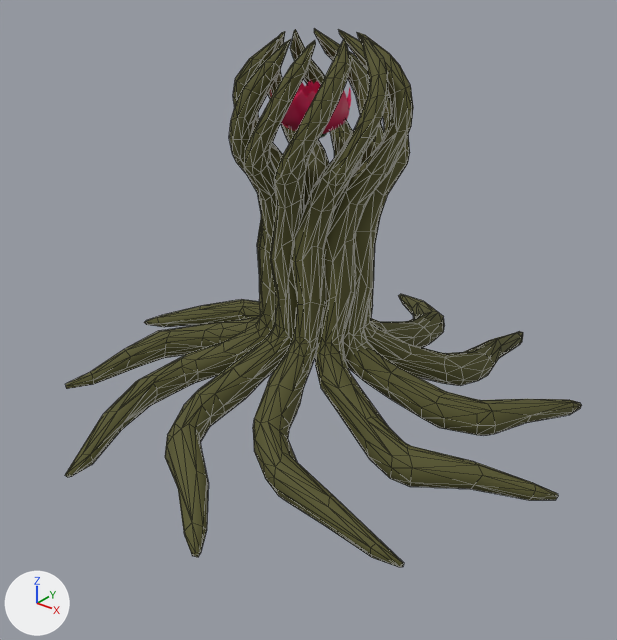
What one commit did to the glTF model Assets/GLTF/PlantPinoState01.gltf.
Camera for both pictures: a 50 mm camera at (1.81, -2.29, 1.59) aimed at (0.06, -0.1, 0.23). Every picture has the same lights, and +X, +Y and +Z are marked at lower left. Mesh edges are drawn as thin lines on the coarser meshes. Where no turn or scale is listed for an object, it has been applied to the vertices. Vertices at the same position are counted once.

Names of what the first picture shows: 'Flower.001', 'Pino2'.
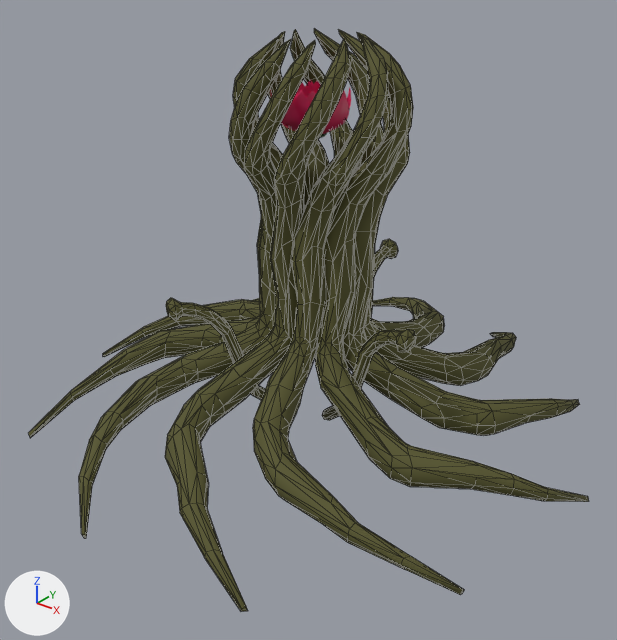
Where the change shows, as pixel boxes (x1, y1, x2, y2) in the pictures (617 x 640 px; the box of a moved part takes in the faces that stretch with it):
'Pino2', reshaped (8% wider, 8% taller)
    before: (65, 28, 582, 567)
    after: (28, 28, 589, 612)
'Stem', added
    after: (166, 239, 416, 420)
part 1 of me_cylinder, moved or reshaped
    before: (65, 303, 582, 567)
    after: (28, 303, 589, 612)
part 2 of me_cylinder, moved or reshaped
    before: (399, 294, 523, 366)
    after: (251, 297, 516, 366)

The change, as a list of edits to the scene's bpy script:
```text
Change me_cylinder:
    used by ob_pino2; location = (0.0, 0.0, -0.085)
    remove me_cylinder.from_pydata(...)  # 1887 vertices, 3734 faces; spans x -0.99..1.04, y -0.96..1.0, z -0.07..1.3
    add me_cylinder.from_pydata(...)  # 1954 vertices, 3868 faces; spans x -1.05..1.08, y -1.04..1.09, z -0.16..1.3
    me_cylinder part 1: 17 vertices moved from x -0.93..0.97, y -0.92..0.57, z -0.07..0.08 to x -0.86..0.89, y -0.87..0.59, z -0.07..0.07; 102 vertices removed from x -0.99..1.04, y -0.96..0.57, z -0.07..0.07; 150 vertices added at x -1.05..1.08, y -1.04..0.76, z -0.16..0.07
    me_cylinder part 2: 9 vertices moved from x -0.48..0.46, y 0.55..1.0, z -0.07..0.05 to x -0.55..0.46, y 0.55..0.97, z -0.09..0.05; 37 vertices removed from x -0.73..0.46, y 0.55..0.99, z -0.07..0.04; 58 vertices added at x -0.93..0.46, y 0.54..1.09, z -0.16..0.04
Add me_cylinder_006:
    me_cylinder_006.from_pydata(...)  # 243 vertices, 474 faces; spans x -0.31..0.529, y -0.476..0.544, z -0.127..0.436
    me_cylinder_006.materials.append(mat_pinobark)  # dark yellow #555429
Add ob_stem:
    ob_stem = bpy.data.objects.new('Stem', me_cylinder_006)
    ob_stem.location = (0.0, 0.0, -0.085)
```
